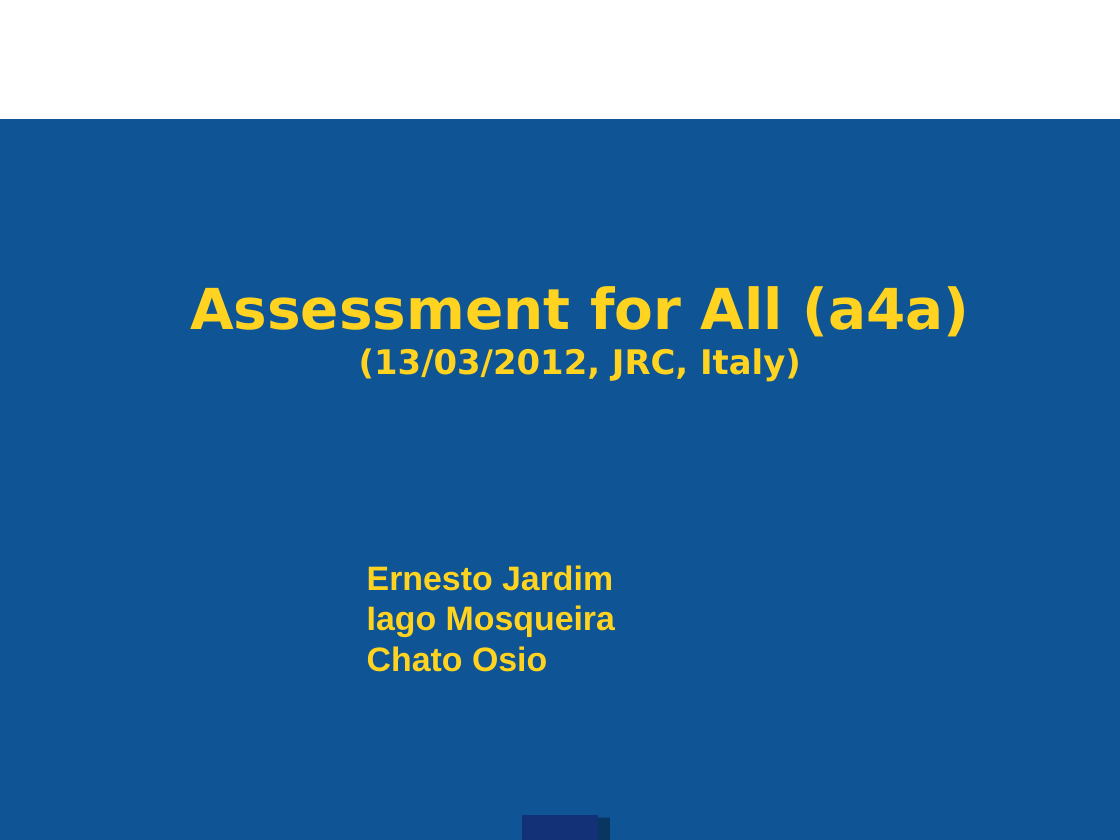
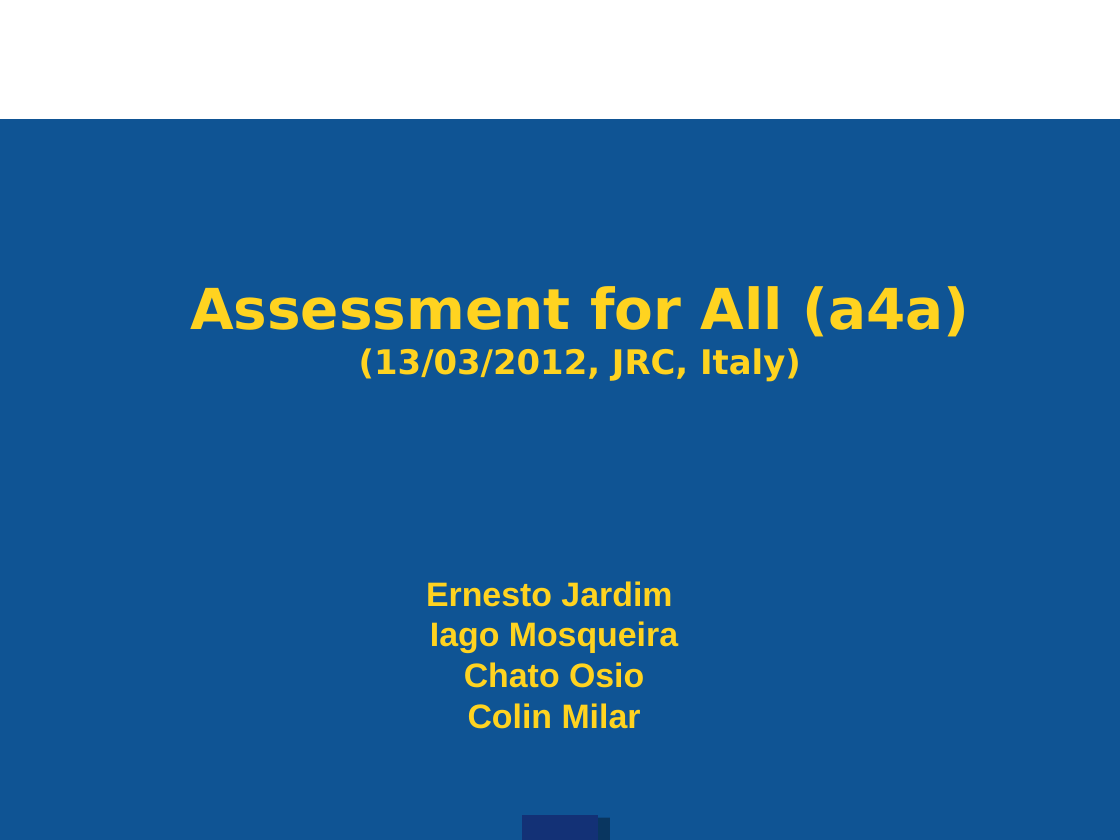
Before and after one commit to drfinlayscott/a4a, a slide deck: slide 1 of meetings/2012-MAREDCFvisit/01-dcfmare@fishreg.odp. Drawn at 1120x840 pixels with LibreOffice and Linux fonts; fonts in the diff are those of the drawing; background and template pictures are left out. Boxes give left, top, right and bottom in pixels: in the first picture for what was removed or moved away, otherwise in the second. Text is boxed around its words. In the diff, an @@ line names an element or a change of style, - is before the commit and + after.

```diff
--- a/meetings/2012-MAREDCFvisit/01-dcfmare@fishreg.odp
+++ b/meetings/2012-MAREDCFvisit/01-dcfmare@fishreg.odp
@@ text "Ernesto Jardim": place and size @@
-text "Ernesto Jardim" at (367, 565, 615, 672)
+text "Ernesto Jardim" at (426, 581, 678, 729)
@@ text at (426, 581, 678, 688): alignment left to centre @@
@@ text at (468, 703, 641, 729): paragraph added @@
+Colin Milar
```
Also in this commit, not shown: 6 other slides changed, 1 slide added, 1 other file.
